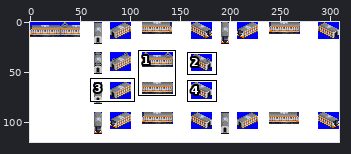
A sprite sheet gets an edit: src/metro/seoul_metro_3/3K_SMETRO_VVVF_2ND.png. Above: a wide view before the commit, with the close-up outlined.
Close-up. Before the edit:
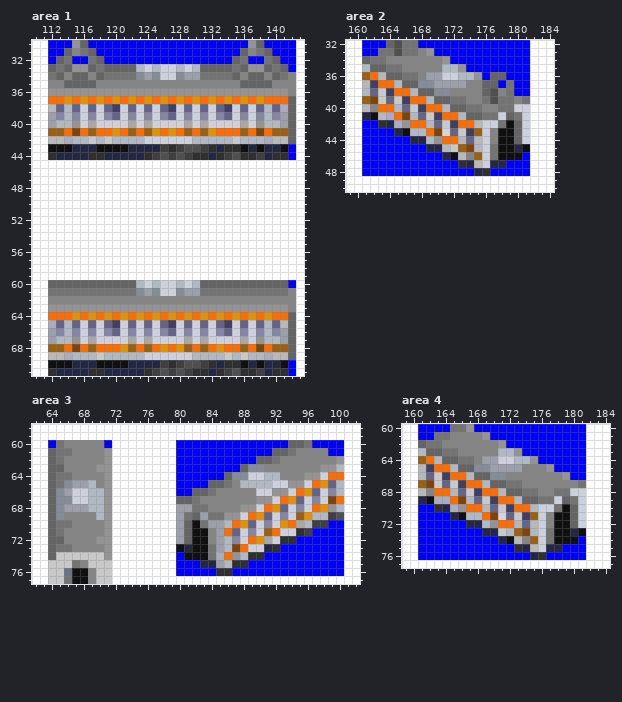
The file is 309x120 pixels. Shown: area 1: x 110..143, y 30..71; area 2: x 159..184, y 32..50; area 3: x 62..102, y 58..77; area 4: x 159..184, y 60..77. The commit also changed other parts of the picture, which this record leaves out.
After:
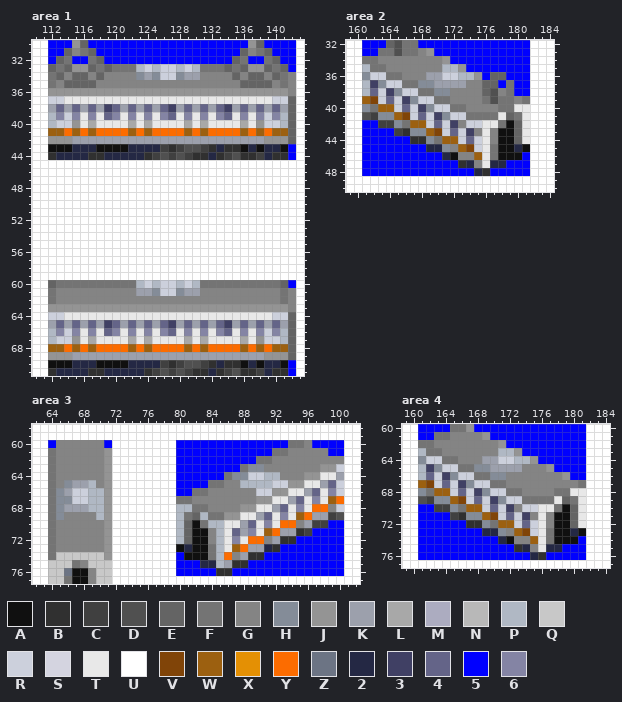
Palette (. is transparent): A #101010  B #303030  C #404040  D #505050  E #646464  F #747474  G #848484  H #848c98  J #949494  K #9ca0ac  L #a8a8a8  M #acacc0  N #b8b8b8  P #b0b8c4  Q #c8c8c8  R #ccd0dc  S #d4d4e0  T #e8e8e8  U #ffffff  V #804408  W #9c6010  X #e49004  Y #fc6c00  Z #6c7484  2 #242844  3 #404064  4 #646488  5 #0000ff  6 #8484a4
Changes in this commit:
Area 1:
y 33: x 120..122 EEE -> FFF; x 131..133 EEE -> FFF
y 34: x 119..122 FFFF -> GGGG; x 131..134 FFFF -> GGGG
y 35: x 112 G -> F; x 141 G -> F
y 37: x 112..141 YYXYXYXYXYXYXYXYXYXYXYXYXYXYYY -> RRTTTTTTTTTTTTTTTTTTTTTTTTTTRR
y 38: x 112 N -> K; x 114 P -> K; x 116 R -> K; x 118..121 R43R -> K34K; x 123 R -> K; x 125 R -> K; x 128 R -> K; x 130 R -> K; x 132 R -> K; x 135 R -> K; x 137 R -> K; x 139 P -> K; x 141 M -> K
y 39: x 112 K -> P; x 114 P -> R; x 116 R -> T; x 118..121 R64R -> T46T; x 123 R -> T; x 125 R -> T; x 128 R -> T; x 130 R -> T; x 132 R -> T; x 135 R -> T; x 137 R -> T; x 139 P -> R; x 141 K -> P
y 40: x 112..114 KPP -> PRR; x 116 R -> T; x 118..121 RRRR -> TTTT; x 123 R -> T; x 125..128 RRRR -> TTTT; x 130 R -> T; x 132..135 RRRR -> TTTT; x 137 R -> T; x 139..141 PPK -> RRP
y 41: x 115 V -> W; x 120 X -> Y; x 125 X -> Y; x 127 X -> Y; x 132 X -> Y; x 138 V -> W
y 42: x 112..141 NNMPPQPQPPPPRRRRRRPPPPPQPPPMNN -> JJJKKKKKKKKKKKKKKKKKKKKKKKKJJJ
y 60: x 113..122 EEEEEEEEEE -> FFFFFFFFFF; x 131..140 EEEEEEEEEE -> FFFFFFFFFF
y 61: x 113..123 FFFFFFFFFFH -> GGGGGGGGGGK; x 131..140 FFFFFFFFFF -> GGGGGGGGGG
y 62: x 112 G -> F; x 141 G -> F
y 64: x 112..141 YYYXYXYXYXYXYXYXYXYXYXYXYXYXYY -> RRTTTTTTTTTTTTTTTTTTTTTTTTTTRR
y 65: x 112 M -> K; x 114 P -> K; x 116 R -> K; x 118..121 R43R -> K34K; x 123 R -> K; x 125 R -> K; x 128 R -> K; x 130 R -> K; x 132 R -> K; x 135 R -> K; x 137 R -> K; x 139 P -> K; x 141 N -> K
y 66: x 112 K -> P; x 114 P -> R; x 116 R -> T; x 118..121 R64R -> T46T; x 123 R -> T; x 125 R -> T; x 128 R -> T; x 130 R -> T; x 132 R -> T; x 135 R -> T; x 137 R -> T; x 139 P -> R; x 141 K -> P
y 67: x 112..114 KPP -> PRR; x 116 R -> T; x 118..121 RRRR -> TTTT; x 123 R -> T; x 125..128 RRRR -> TTTT; x 130 R -> T; x 132..135 RRRR -> TTTT; x 137 R -> T; x 139..141 PPK -> RRP
y 68: x 115 V -> W; x 121 X -> Y; x 126 X -> Y; x 128 X -> Y; x 133 X -> Y; x 138 V -> W
y 69: x 112..141 NNMPPPQPPPPPRRRRRRPPPPQPQPPMNN -> JJJKKKKKKKKKKKKKKKKKKKKKKKKJJJ
Area 2:
y 34: x 161 E -> F; x 163 F -> G
y 35: x 162..165 EEFF -> FFGG
y 36: x 161..167 WYPEEFF -> HRRFFGG
y 37: x 161 N -> P; x 163..167 YYPEE -> HRRFF
y 38: x 163 Q -> R; x 165..169 YYPEE -> HRRFF
y 39: x 163 Q -> R; x 165 Q -> R; x 167..173 YYPEEFF -> HRRFFGG
y 40: x 161..165 NGYYP -> HFWWR; x 167 Q -> R; x 169..175 YYPEEFF -> HRRFFGG; x 180..181 RR -> TT
y 41: x 161..165 2ANMY -> DCHHW; x 167 P -> R; x 169 Q -> R; x 171..175 YYPEE -> HRRFF; x 178 R -> T; x 181 R -> T
y 42: x 163..169 B2MJYYP -> CCHFWWR; x 171 Q -> R; x 173..177 YYNRR -> GRRTT; x 181 R -> T
y 43: x 165..169 2APPY -> CBHHW; x 171 S -> R; x 173 Q -> R; x 175..176 WR -> GT; x 181 R -> T
y 44: x 167..173 22PJYYP -> BBHFWWR; x 175..176 NR -> RT; x 181 R -> T
y 45: x 171..172 PQ -> HG; x 175..176 PR -> RT
y 46: x 173 N -> G; x 176 R -> T
y 47: x 175..176 NR -> GT
Area 3:
y 60: x 65 F -> G; x 94..96 EEF -> FFG
y 61: x 64..66 EFF -> FGG; x 92..94 EEF -> FFG
y 62: x 64..65 EF -> FG; x 90..92 EEF -> FFG; x 100 J -> G
y 63: x 64..65 EE -> FG; x 70 J -> G; x 88 E -> F; x 100 P -> R
y 64: x 64..66 EFF -> FGG; x 86 E -> F; x 98..100 RYY -> TTK
y 65: x 64..65 EF -> FG; x 84..86 EEF -> FFG; x 96..98 RYX -> TTK; x 100 P -> R
y 66: x 64 E -> F; x 82..84 EEF -> FFG; x 94..96 RYX -> TTK; x 98 R -> T; x 100 P -> R
y 67: x 64 E -> F; x 80..82 EEF -> FFG; x 92..94 RYX -> TTK; x 96 R -> T; x 98..99 RV -> TW
y 68: x 64 E -> F; x 80..81 KK -> PP; x 90..92 RYX -> TTK; x 94 R -> T; x 96 R -> T; x 98..100 XJP -> YGR
y 69: x 64 E -> F; x 80 K -> P; x 83 K -> P; x 88..90 RYX -> TTK; x 92 R -> T; x 94 R -> T; x 96..98 XPP -> YKK
y 70: x 64..66 EFF -> FGG; x 80 K -> P; x 84..88 KKPYX -> PPTTK; x 90 R -> T; x 92..93 RX -> TY; x 95..96 LP -> GK
y 71: x 64..65 EF -> FG; x 80 K -> P; x 85..86 KY -> PT; x 88 R -> K; x 90 R -> T; x 93..94 RR -> KK
y 72: x 64..65 EE -> FG; x 70 J -> G; x 80 K -> P; x 85..86 KP -> PT; x 88 R -> T; x 90..92 XLR -> YGK
y 73: x 64..66 EFF -> FGG; x 85..87 KPV -> PTW; x 89..90 RR -> KK
y 74: x 64 E -> F; x 85 M -> P; x 87..88 JP -> GK
y 75: x 85..86 KP -> PK
Area 4:
y 62: x 161 E -> F; x 163 F -> G
y 63: x 162..165 EEFF -> FFGG
y 64: x 161..167 WYPEEFF -> HRRFFGG
y 65: x 161 N -> P; x 163..167 YYPEE -> HRRFF
y 66: x 163 Q -> R; x 165..169 YYPEE -> HRRFF
y 67: x 163 Q -> R; x 165 Q -> R; x 167..173 YYPEEFF -> HRRFFGG
y 68: x 161..165 NGYYP -> HFWWR; x 167 Q -> R; x 169..175 YYPEEFF -> HRRFFGG; x 180..181 RR -> TT
y 69: x 161..165 2AMMY -> DCHHW; x 167 P -> R; x 169 Q -> R; x 171..175 YYPEE -> HRRFF; x 178 R -> T; x 181 R -> T
y 70: x 163..169 B2MJYYP -> CCHFWWR; x 171 Q -> R; x 173..177 YYPRR -> GRRTT; x 181 R -> T
y 71: x 165..169 2APPY -> CBHHW; x 171 S -> R; x 173 Q -> R; x 175..176 WR -> GT; x 181 R -> T
y 72: x 167..173 22PJYYP -> BBHFWWR; x 175..176 NR -> RT; x 181 R -> T
y 73: x 171..172 QP -> HG; x 175..176 PR -> RT
y 74: x 173 N -> G; x 176 R -> T
y 75: x 175..176 NR -> GT
Pixel boxes of the changes (left, top, right, bottom) in both close-ups:
changed: (48, 64, 288, 144)
changed: (48, 280, 288, 360)
changed: (362, 56, 530, 168)
changed: (48, 440, 104, 560)
changed: (176, 440, 344, 568)
changed: (418, 440, 586, 552)
